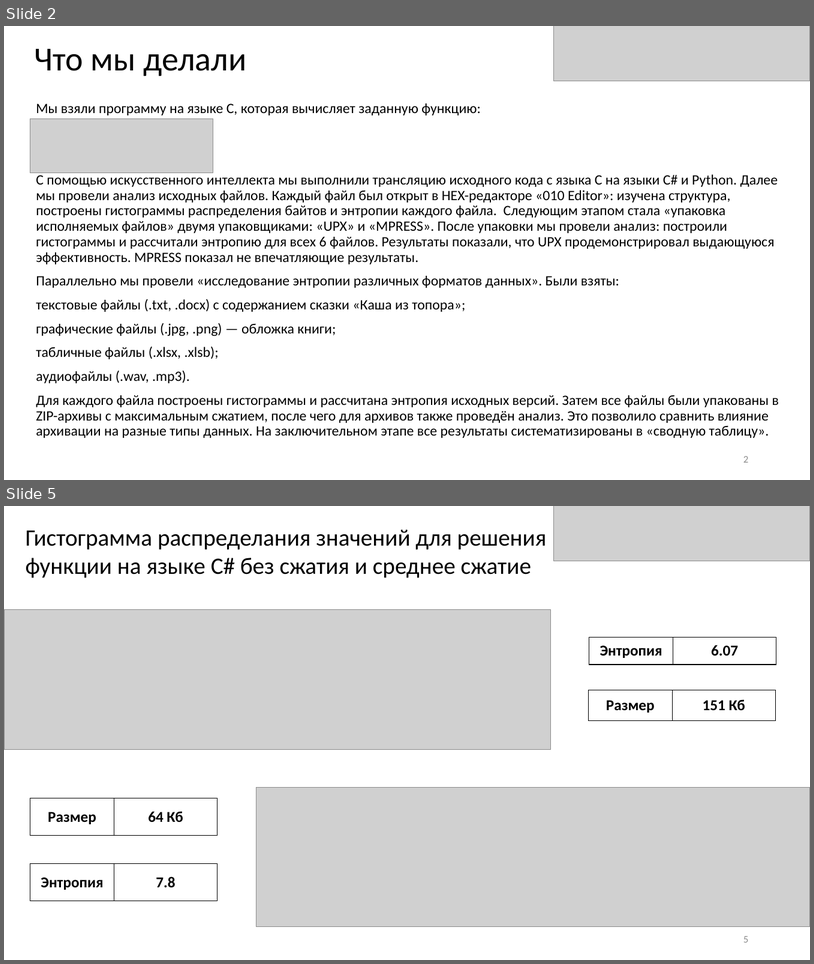
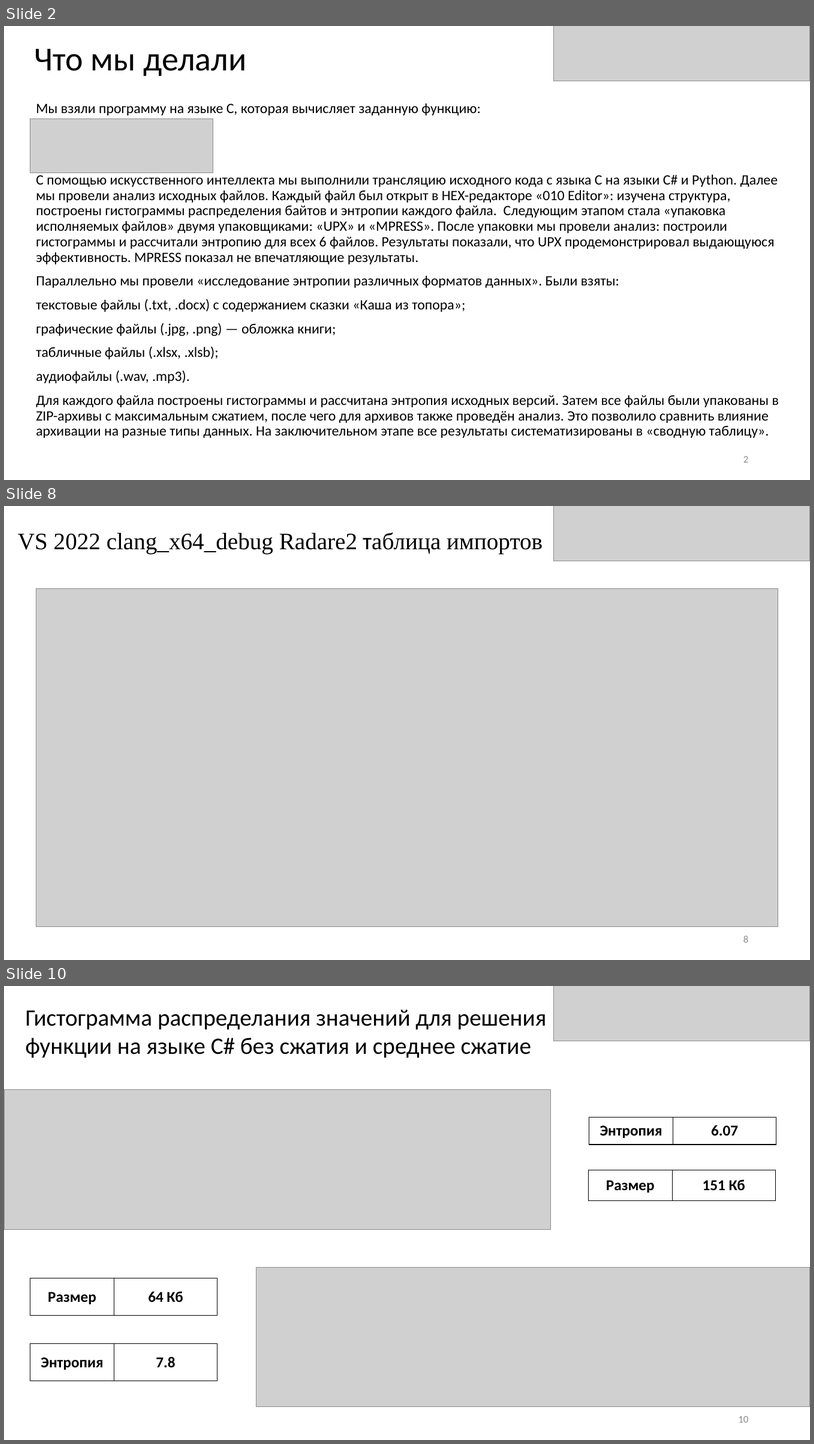
Before and after one commit to Ann1703/Reverse_Engineering_LAB, a slide deck: Лр2_С Буланый Дышлевая.pptx. Shown one above the other, each under a label of ours: slides 2 and 5 before the commit, slides 2, 8 and 10 after it; the slides between them are not shown. The pictures are 814x964 and 814x1444 pixels, drawn with LibreOffice and Linux fonts; fonts in the diff are those of the drawing; grey boxes stand for pictures. Boxes give left, top, right and bottom in pixels: in the first picture for what was removed or moved away, otherwise in the second. Text is boxed around its words. In the diff, an @@ line names an element or a change of style, - is before the commit and + after.

```diff
--- a/Лр2_С Буланый Дышлевая.pptx
+++ b/Лр2_С Буланый Дышлевая.pptx
@@ slide 8 added at box(4, 506, 810, 960), background #FFFFFF @@
@@ picture added at box(554, 506, 810, 561) @@
@@ text added at box(18, 532, 543, 554), 28 pt, text #000000 @@
+VS 2022 clang_x64_debug Radare2 таблица импортов
@@ picture added at box(36, 588, 779, 927) @@
@@ page number added at box(744, 935, 749, 942), 12 pt, text #8C8C8C @@
+8
@@ what was slide 5 is now slide 10 @@
@@ page number at box(738, 1416, 749, 1422): text changed @@
-5
+10
```
Also in this commit, not shown: 1 slide changed, 5 other slides added, 1 slide removed.
